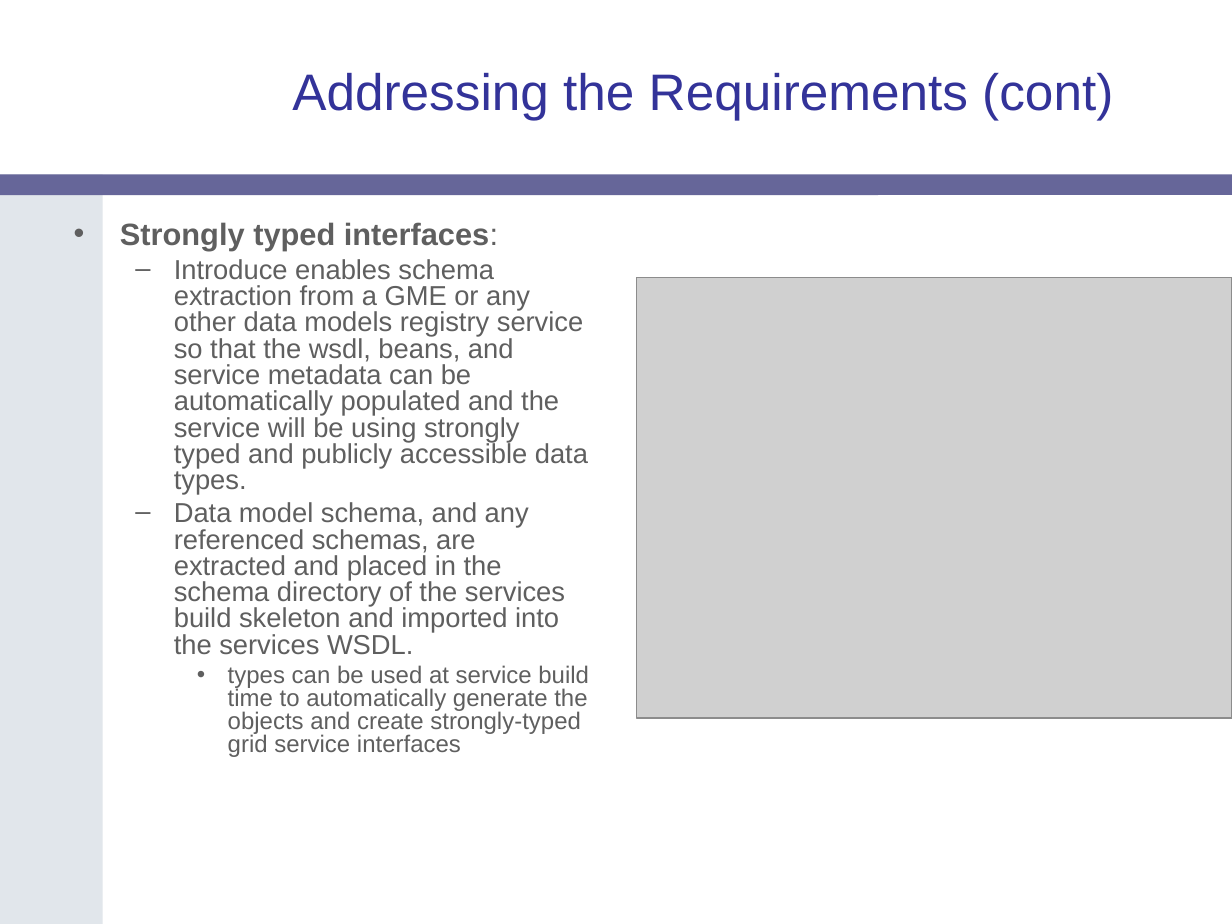
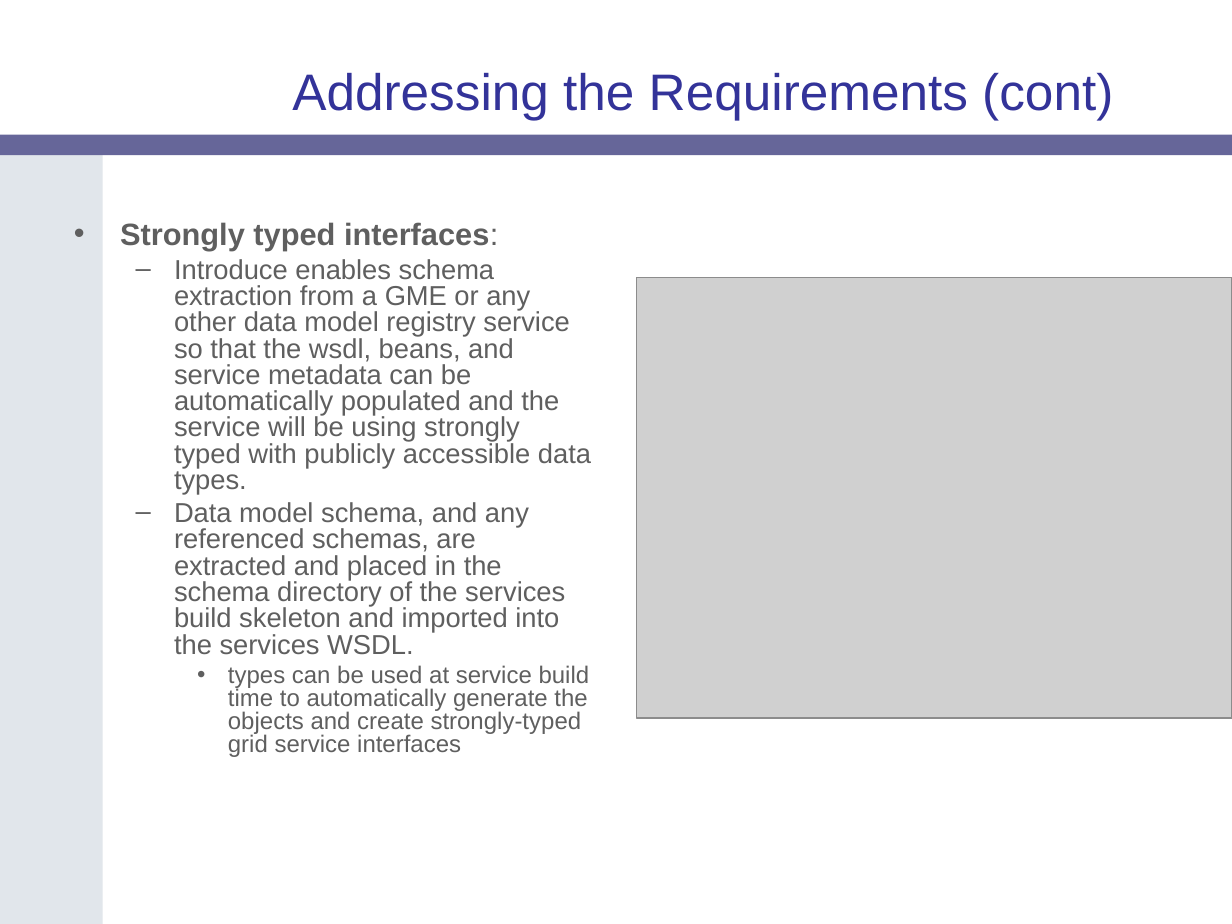
Before and after one commit to NCIP/cagrid-docs, a slide deck: slide 12 of presentations/introduce/Introduce-OGF19.ppt. Drawn at 1232x924 pixels with LibreOffice and Linux fonts; fonts in the diff are those of the drawing; grey boxes stand for pictures; background and template pictures are left out. Boxes give left, top, right and bottom in pixels: in the first picture for what was removed or moved away, otherwise in the second. Text is boxed around its words. In the diff, an @@ line names an element or a change of style, - is before the commit and + after.

```diff
--- a/presentations/introduce/Introduce-OGF19.ppt
+++ b/presentations/introduce/Introduce-OGF19.ppt
@@ rounded rectangle: place and size @@
-rounded rectangle at [0,175,1232,196]
+rounded rectangle at [0,134,1232,155]
@@ freeform shape: place and size @@
-freeform shape at [0,175,102,924]
+freeform shape at [0,154,102,924]
@@ text at [174,259,591,495]: text changed @@
-  – Introduce enables schema extraction from a GME or any other data models registry service so that the wsdl, beans, and service metadata can be automatically populated and the service will be using strongly typed and publicly accessible data types.
+  – Introduce enables schema extraction from a GME or any other data model registry service so that the wsdl, beans, and service metadata can be automatically populated and the service will be using strongly typed with publicly accessible data types.
```
Also in this commit, not shown: 20 other slides changed.
